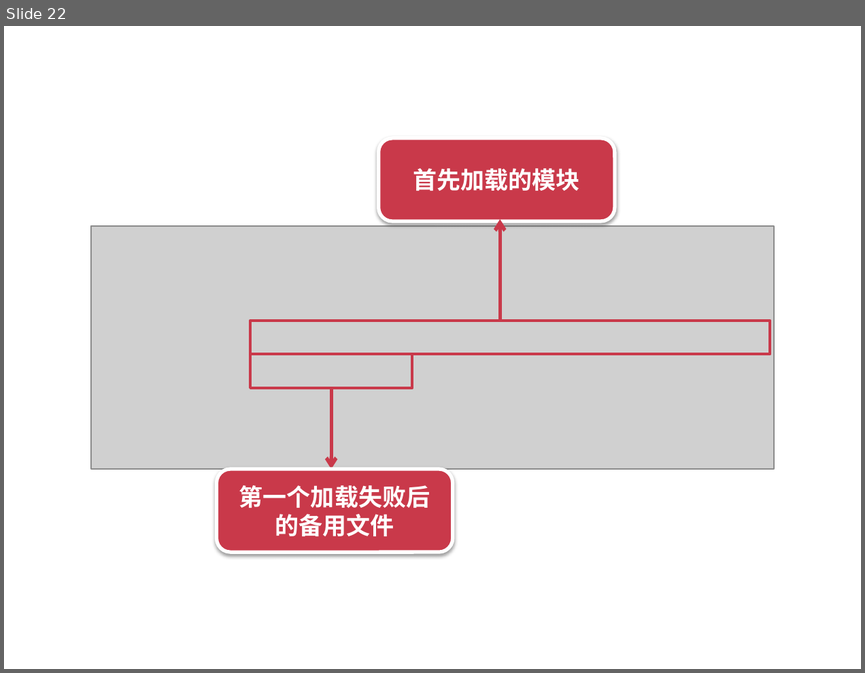
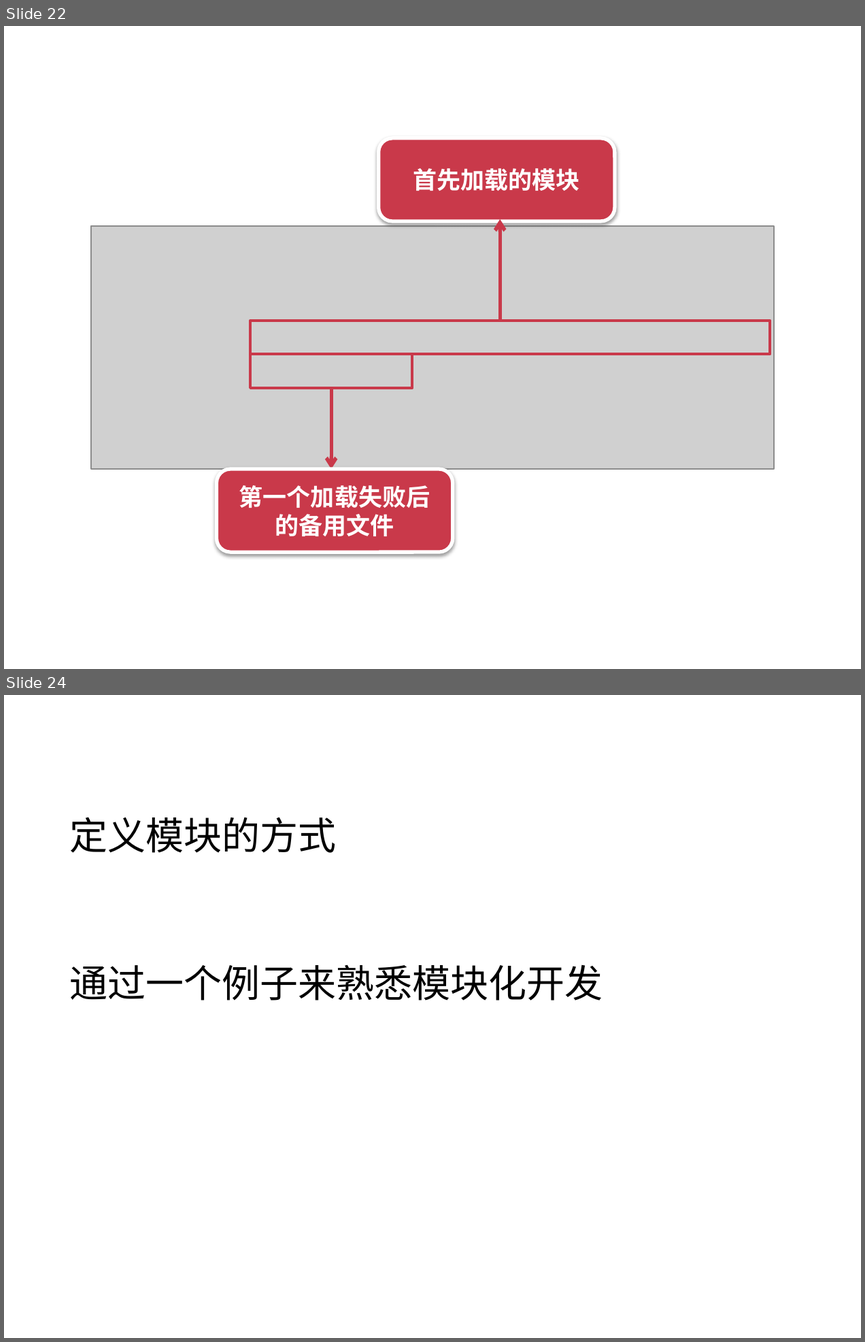
Before and after one commit to silvajs/lecturer, a slide deck: requirejs/doc/requirejs.pptx. Shown one above the other, each under a label of ours: slide 22 before the commit, slides 22 and 24 after it; the slides between them are not shown. The pictures are 865x673 and 865x1342 pixels, drawn with LibreOffice and Linux fonts; fonts in the diff are those of the drawing; grey boxes stand for pictures. Boxes give left, top, right and bottom in pixels: in the first picture for what was removed or moved away, otherwise in the second. Text is boxed around its words. In the diff, an @@ line names an element or a change of style, - is before the commit and + after.

Commit message:
定义模块

```diff
--- a/requirejs/doc/requirejs.pptx
+++ b/requirejs/doc/requirejs.pptx
@@ slide 24 added at (4, 695, 861, 1338), background #FFFFFF @@
@@ text added at (70, 817, 337, 853), 32 pt, text #000000 @@
+定义模块的方式
@@ text added at (69, 964, 602, 1000), 32 pt, text #000000 @@
+通过一个例子来熟悉模块化开发
```
Also in this commit, not shown: 4 other slides added, 4 other files.
